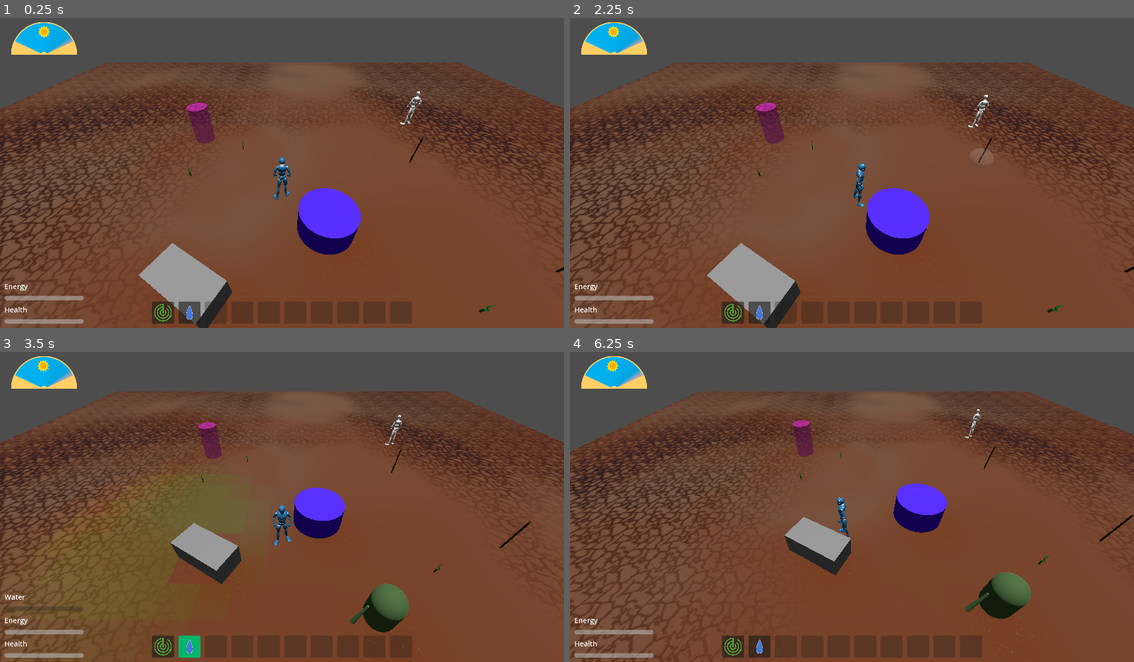
Above: before the commit, frames 1-4 (two rows, left to right).
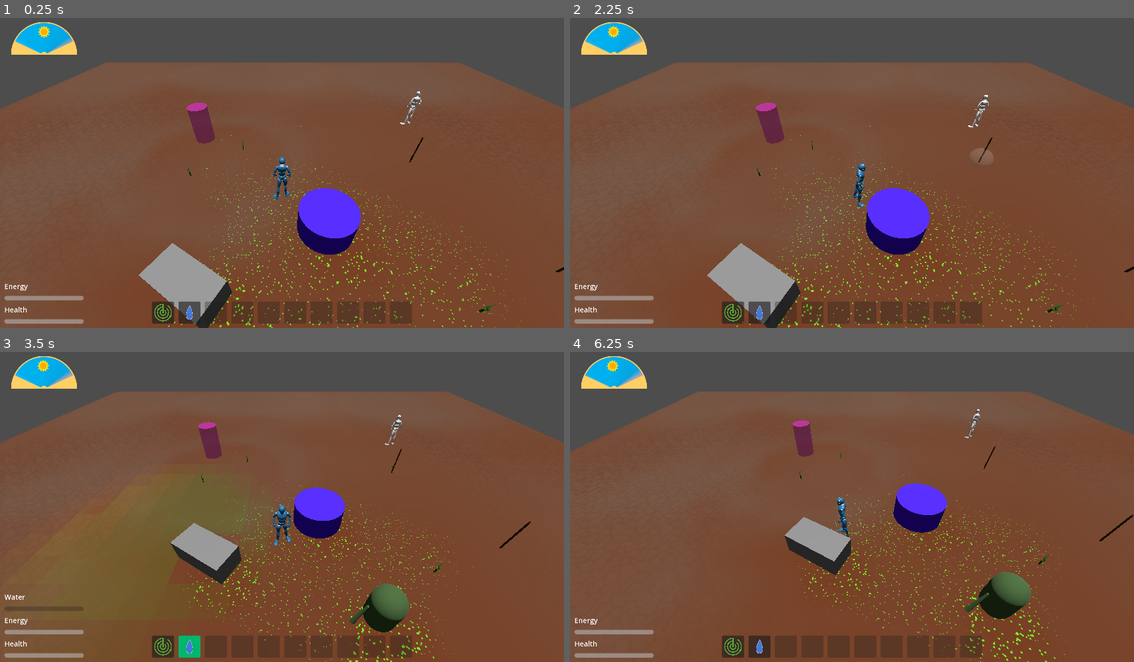
Above: after the commit, the same moments.

Repository: CapsCollective/sunflower
Game: Godot game, scene res://assets/common/scenes/game_world.tscn
The game is run twice, just before and just after one commit, with the same random seed, the same clock (stepped at 60 frames per second) and the same inputs.
Inputs (mouse positions are in pixels of both pictures, inside the frame that each line leads up to):
- Up to frame 1 (0.25 s): no input
- Up to frame 2 (2.25 s): click (733, 312) at 0.5 s; click (761, 312) at 1.27 s; tap Enter at 2 s; move the mouse to (976, 154) at 2.02 s; press the mouse at (976, 154) at 2.03 s; hold D (move_right) from 2.03 s (still down)
- Up to frame 3 (3.5 s): tap Space at 2.75 s; move the mouse to (169, 519) at 2.77 s; release D (move_right) at 2.78 s; release the mouse at (169, 519) at 2.78 s; hold S (move_back) from 2.78 s (still down); tap Mouse wheel down (mouse_wheel_down) at 2.85 s
- Up to frame 4 (6.25 s): move the mouse to (908, 432) at 3.52 s; release S (move_back) at 3.53 s; hold D (move_right) 3.53-4.28 s; tap Mouse wheel up (mouse_wheel_up) at 3.6, 5.85 s; move the mouse to (823, 565) at 4.27 s; hold W (move_forward) 4.28-5.03 s; click (823, 565) at 4.35 s; tap Enter at 5 s; move the mouse to (1021, 550) at 5.02 s; hold A (move_left) from 5.03 s (still down); tap Mouse wheel down (mouse_wheel_down) at 5.1 s; move the mouse to (682, 457) at 5.77 s

The runs differ from the first frame. In frame 1, 12% of the frame differs, in the area x 0-100%, y 14-100%; in frame 2, 12%; in frame 3, 10%; in frame 4, 12%.

Commit message:
Balance attribute curves, adjust shader intensity scaling

Diff:
--- a/assets/content/zones/main_zone.tscn
+++ b/assets/content/zones/main_zone.tscn
@@ -23,7 +23,7 @@
 size = Vector2(40, 40)
 
 [sub_resource type="Gradient" id="Gradient_jy6f2"]
-offsets = PackedFloat32Array(0.9, 0.93, 1)
+offsets = PackedFloat32Array(0.924171, 0.971564, 1)
 colors = PackedColorArray(0, 0, 0, 0, 1, 1, 1, 1, 1, 1, 1, 1)
 
 [sub_resource type="FastNoiseLite" id="FastNoiseLite_p8kcj"]
--- a/assets/datatables/tables/crops_dt.tres
+++ b/assets/datatables/tables/crops_dt.tres
@@ -26,8 +26,8 @@
 requirement = SubResource("Curve_humno")
 
 [sub_resource type="Curve" id="Curve_5pv46"]
-_data = [Vector2(0, 1), 0.0, 0.0, 0, 0, Vector2(0.15, 0.67), 0.0, 0.0198849, 0, 0, Vector2(0.5, 0.33), 0.0, 0.0, 0, 0, Vector2(1, 0), 0.0, 0.0, 0, 0]
-point_count = 4
+_data = [Vector2(0, 1), 0.0, 0.0, 0, 0, Vector2(0.250859, 0.656467), 0.0, 0.0198849, 0, 0, Vector2(0.498282, 0.656467), 0.0, 0.0, 0, 0, Vector2(0.666667, 0.331015), 0.0, 0.0, 0, 0, Vector2(1, 0), 0.0, 0.0, 0, 0]
+point_count = 5
 
 [sub_resource type="Resource" id="Resource_asfnx"]
 script = ExtResource("1_kus3k")
@@ -55,18 +55,18 @@
 requirement = ExtResource("3_w0peh")
 
 [sub_resource type="Curve" id="Curve_u1hvp"]
-_data = [Vector2(0, 0), 0.0, 0.0, 0, 0, Vector2(0.245614, 0), 0.0, 0.0, 0, 0, Vector2(0.497076, 0.32967), 0.0, 0.0, 0, 0, Vector2(0.754386, 0.659341), 0.0, 0.0, 0, 0, Vector2(1, 1), 0.0, 0.0, 0, 0]
-point_count = 5
+_data = [Vector2(0, 0), 0.0, 0.0, 0, 0, Vector2(0.0996564, 0), 0.0, 0.0, 0, 0, Vector2(0.25, 0.33), 0.0, 0.0, 0, 0, Vector2(0.5, 0.66), 0.0, 0.0, 0, 0, Vector2(0.75, 0.66), 0.0, 0.0, 0, 0, Vector2(1, 1), 0.0, 0.0, 0, 0]
+point_count = 6
 
 [sub_resource type="Resource" id="Resource_5ouad"]
 script = ExtResource("1_kus3k")
 attribute = 1
-change = -0.2
+change = -0.15
 requirement = SubResource("Curve_u1hvp")
 
 [sub_resource type="Curve" id="Curve_638ju"]
-_data = [Vector2(0, 1), 0.0, -2.27049, 0, 0, Vector2(0.122257, 0.708593), -1.62582, -1.62582, 0, 0, Vector2(0.498433, 0.231009), -0.683521, -0.683521, 0, 0, Vector2(1, 0), -0.240633, 0.0, 0, 0]
-point_count = 4
+_data = [Vector2(0, 1), 0.0, 0.0, 0, 0, Vector2(0.390681, 0.656467), 0.0, 0.0, 0, 0, Vector2(0.74552, 0.656467), 0.0, 0.0, 0, 0, Vector2(0.888889, 0.331015), 0.0, 0.0, 0, 0, Vector2(1, 0), -0.240633, 0.0, 0, 0]
+point_count = 5
 
 [sub_resource type="Resource" id="Resource_lijbi"]
 script = ExtResource("1_kus3k")
@@ -94,7 +94,7 @@
 [sub_resource type="Resource" id="Resource_h3few"]
 script = ExtResource("1_kus3k")
 attribute = 0
-change = -0.2
+change = -0.15
 requirement = SubResource("Curve_hgdqf")
 
 [sub_resource type="Curve" id="Curve_igrab"]
--- a/assets/environment/shaders/terrain.gdshader
+++ b/assets/environment/shaders/terrain.gdshader
@@ -15,10 +15,10 @@
 	vec3 speck = texture(radiation_texture, UV).xyz;
 	vec4 attributes = texture(grid_attributes, UV);
 	vec3 nitrogen = mix(soil_light_color, soil_dark_color, attributes.y - 0.5);
-	ALBEDO = mix(nitrogen - (cracked * 0.5), nitrogen, attributes.r);
+	ALBEDO = mix(nitrogen - (cracked * 0.05), nitrogen, attributes.r);
 
 	vec3 radiation = mix(vec3(0, 0, 0), mix(vec3(0, 0, 0), radiation_color, attributes.z - 0.5), speck);
 	if (radiation.g > 0.0) {
-		EMISSION = vec3(0, smoothstep(0.05, 1.0, radiation.g), 0);
+		EMISSION = vec3(0, smoothstep(0.05, 0.2, radiation.g), 0);
 	}
 }
